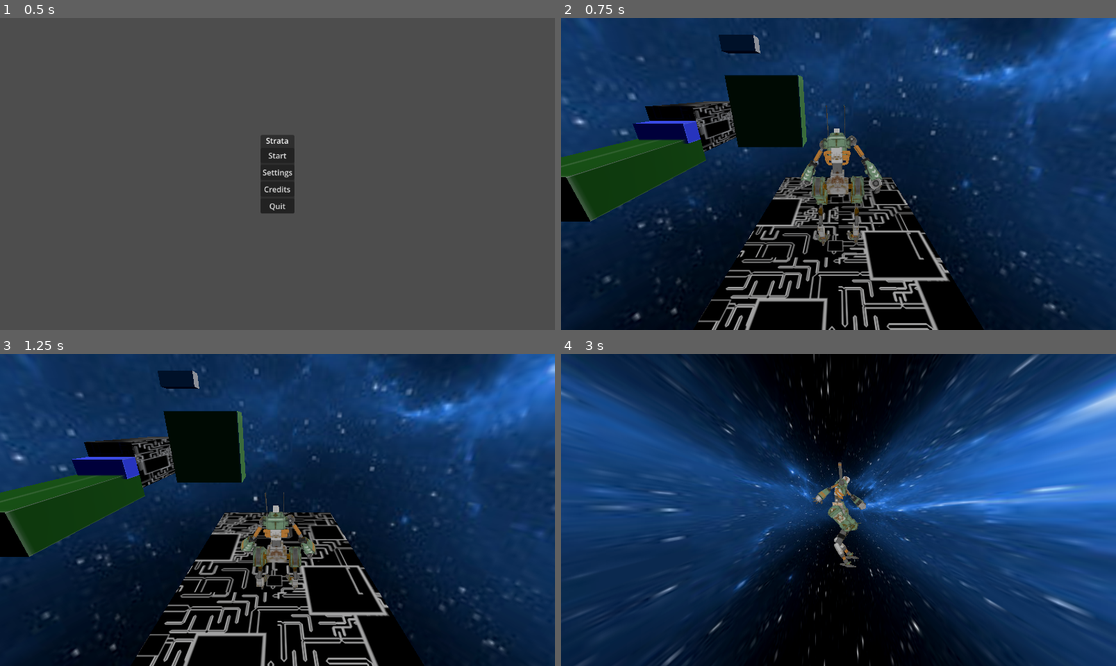
Above: before the commit, frames 1-4 (two rows, left to right).
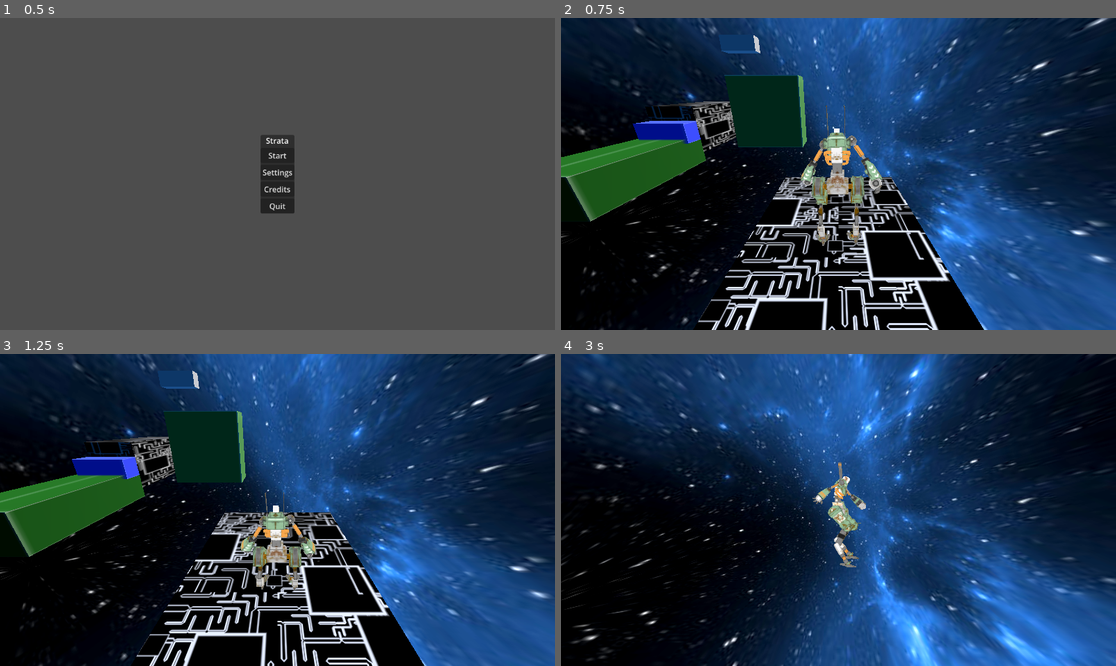
Above: after the commit, the same moments.

Repository: iriake/strata-project
Game: Godot game, scene res://ui/MainMenu.tscn
Two runs of this game, one before a commit and one after it. Both use one fixed random seed, a clock stepped at 60 frames per second and the inputs below.
Inputs:
- Up to frame 1 (0.5 s): no input
- Up to frame 2 (0.75 s): click "Start" at 0.5 s
- Up to frame 3 (1.25 s): no input
- Up to frame 4 (3 s): hold D (move_right) 1.28-2.03 s; hold Tab (change_dimension) 1.28-2.03 s; tap Space (jump) at 1.52, 2.27 s; hold S (move_back) 2.03-2.78 s; tap E (emote) at 2.1 s; hold D (move_right) from 2.78 s (still down); hold Down (move_camera_down) from 2.78 s (still down)

Frame 1 is identical in both runs. In frame 2, 73% of the frame differs, in the area x 0-100%, y 0-100%; in frame 3, 73%; in frame 4, 86%.

Commit message:
feat: fondo de pantalla

Diff:
--- a/scenes/levels/level_1.tscn
+++ b/scenes/levels/level_1.tscn
@@ -61,6 +61,9 @@
 [sub_resource type="Environment" id="Environment_s8va5"]
 background_mode = 2
 sky = SubResource("Sky_oc4kc")
+sky_custom_fov = 130.0
+sky_rotation = Vector3(3.005457, -3.3684855, -1.8849556)
+tonemap_exposure = 2.27
 
 [node name="Level1" type="Node3D" unique_id=1718511091]
 
Binary file added: assets/textures/pngtree-dark-blue-sunset-sky-with-pink-clouds-seamless-hdr-spherical-panorama-photo-image_49069774.jpg
Not shown, added: assets/textures/pngtree-dark-blue-sunset-sky-with-pink-clouds-seamless-hdr-spherical-panorama-photo-image_49069774.jpg.import
